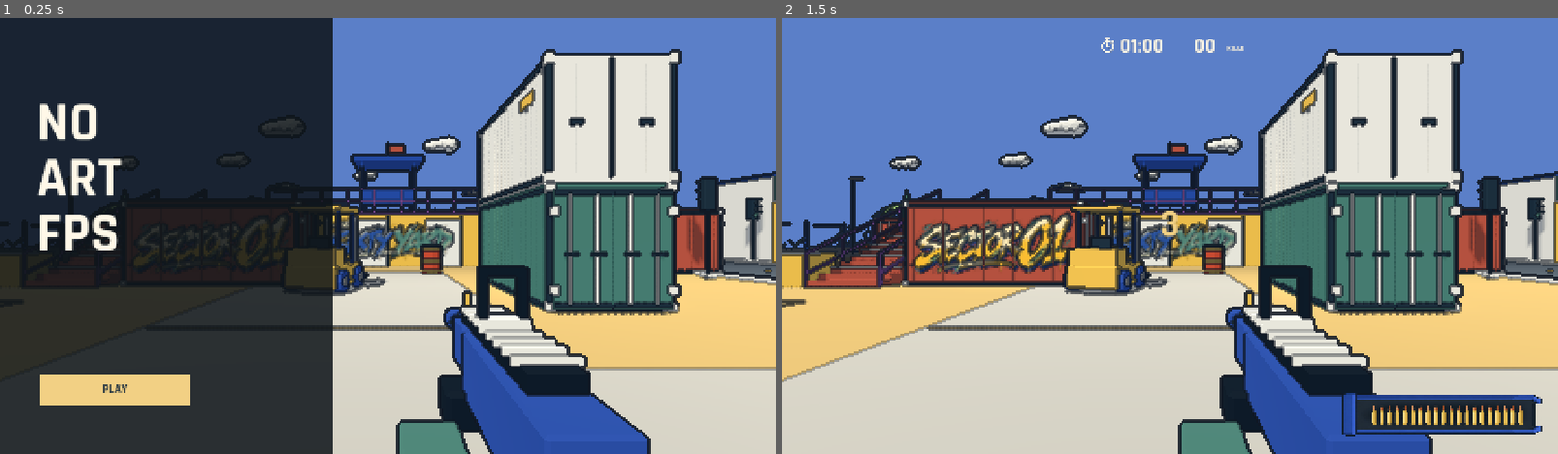
Above: before the commit, frames 1-2 (left to right).
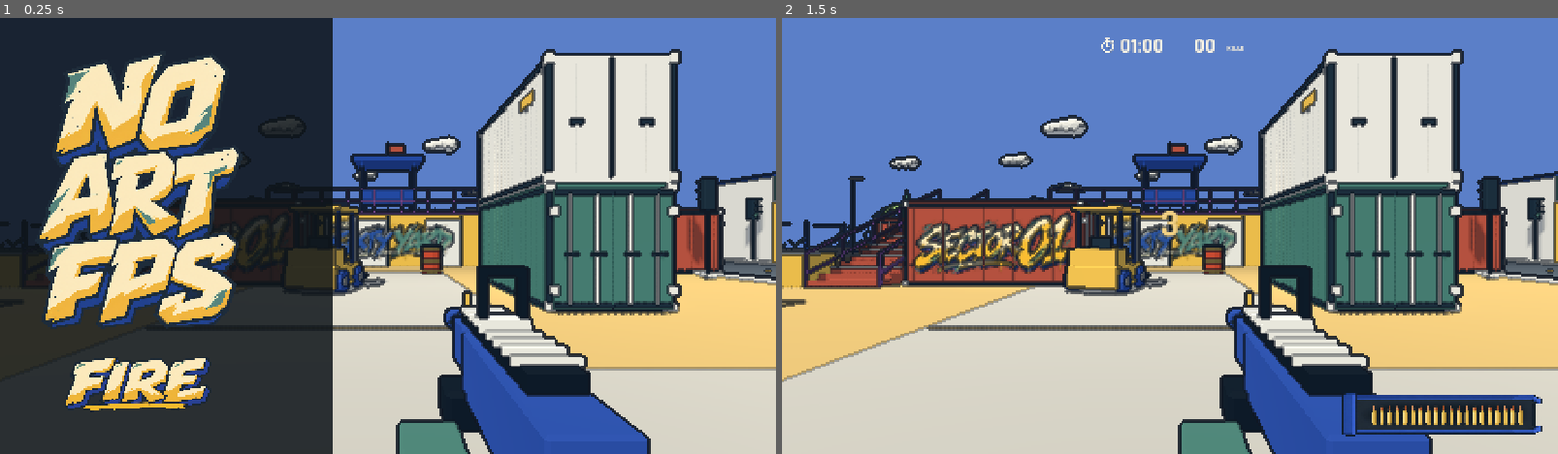
Above: after the commit, the same moments.

Repository: YicongCao/No-Art-FPS
Game: Godot game, scene res://scenes/main.tscn
The game is run twice, just before and just after one commit, with the same random seed, the same clock (stepped at 60 frames per second) and the same inputs. Sound files missing from this copy of the repository are replaced by a short silence.
Inputs (mouse positions are in pixels of both pictures, inside the frame that each line leads up to):
- Up to frame 1 (0.25 s): no input
- Up to frame 2 (1.5 s): click (921, 384) at 0.52 s; tap Enter (restart) at 1.25 s; move the mouse to (1208, 236) at 1.27 s; press the mouse at (1208, 236) at 1.28 s; hold W (forward) from 1.28 s (still down)

The runs differ from the first frame. In frame 1, 14% of the frame differs, in the area x 4-32%, y 8-90%; in frame 2, nothing differs.

Commit message:
Style stacked title and FIRE button with original imagegen art

Diff:
--- a/scripts/hud.gd
+++ b/scripts/hud.gd
@@ -17,10 +17,13 @@
 var sensitivity_slider: HSlider
 var motion_button: Button
 var music_slider: HSlider
+var fire_button: TextureButton
 const WHITE = Color("fff8e8")
 const INK = Color("243440")
 const GOLD = Color("f2d084")
 const MAGAZINE_ATLAS = preload("res://assets/ui/magazine-atlas.png")
+const TITLE_ART = preload("res://assets/ui/title/no-art-fps.png")
+const FIRE_ART = preload("res://assets/ui/title/fire.png")
 const MAGAZINE_REGION = Rect2(104,112,458,1056)
 const CARTRIDGE_REGION = Rect2(773,574,400,108)
 const CASING_REGION = Rect2(773,574,280,108)
@@ -212,7 +215,21 @@
 	menu_size = size
 	var c = size*.5
 	if menu_state == "TITLE":
-		menu_button("PLAY",Rect2(74,size.y-150,280,60),"play",true,"Enter")
+		fire_button = TextureButton.new()
+		fire_button.name = "fire"
+		fire_button.texture_normal = FIRE_ART
+		fire_button.ignore_texture_size = true
+		fire_button.stretch_mode = TextureButton.STRETCH_KEEP_ASPECT_CENTERED
+		fire_button.position = Vector2(104,size.y-188)
+		fire_button.size = Vector2(300,112)
+		fire_button.pivot_offset = fire_button.size*.5
+		fire_button.tooltip_text = "Enter"
+		fire_button.mouse_entered.connect(func():fire_button.self_modulate = Color(1.15,1.15,1.15))
+		fire_button.mouse_exited.connect(func():fire_button.self_modulate = Color.WHITE)
+		fire_button.button_down.connect(func():fire_button.scale = Vector2.ONE*.96)
+		fire_button.button_up.connect(func():fire_button.scale = Vector2.ONE)
+		fire_button.pressed.connect(func():game.menu_action("play"))
+		menu.add_child(fire_button)
 	elif menu_state == "RESULTS":
 		menu_button("RETRY",Rect2(c.x-200,c.y+145,190,56),"retry",true,"Enter")
 		menu_button("MENU",Rect2(c.x+10,c.y+145,190,56),"menu",false,"Esc")
@@ -251,9 +268,9 @@
 	var state = game.state
 	if state == "TITLE":
 		draw_rect(Rect2(0,0,size.x*.43,size.y),Color(.055,.08,.10,.86))
-		label("NO",Vector2(68,227),102)
-		label("ART",Vector2(68,330),102)
-		label("FPS",Vector2(68,433),102)
+		draw_texture_rect(TITLE_ART,Rect2(64,58,390,520),false)
+		if is_instance_valid(fire_button) and fire_button.has_focus():
+			draw_line(Vector2(140,size.y-68),Vector2(368,size.y-68),GOLD,2,true)
 		return
 	if state == "RESULTS":
 		draw_rect(Rect2(Vector2.ZERO,size),Color(.06,.09,.12,.80))
Binary file changed: artifacts/title.png
Binary file added: assets/ui/title/fire.png
Not shown, added: assets/ui/title/fire.png.import
Binary file added: assets/ui/title/no-art-fps.png
Not shown, added: assets/ui/title/no-art-fps.png.import
